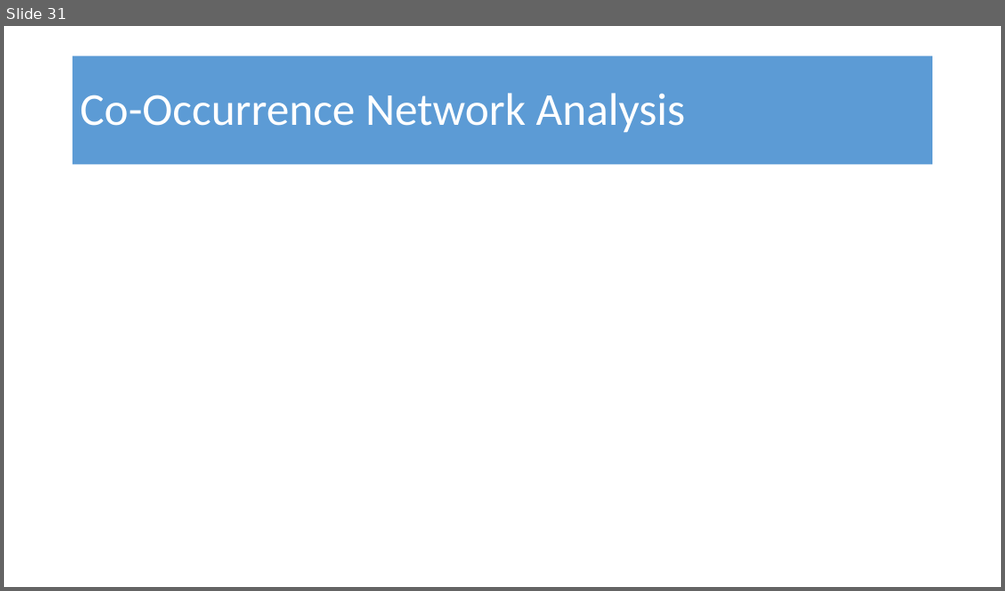
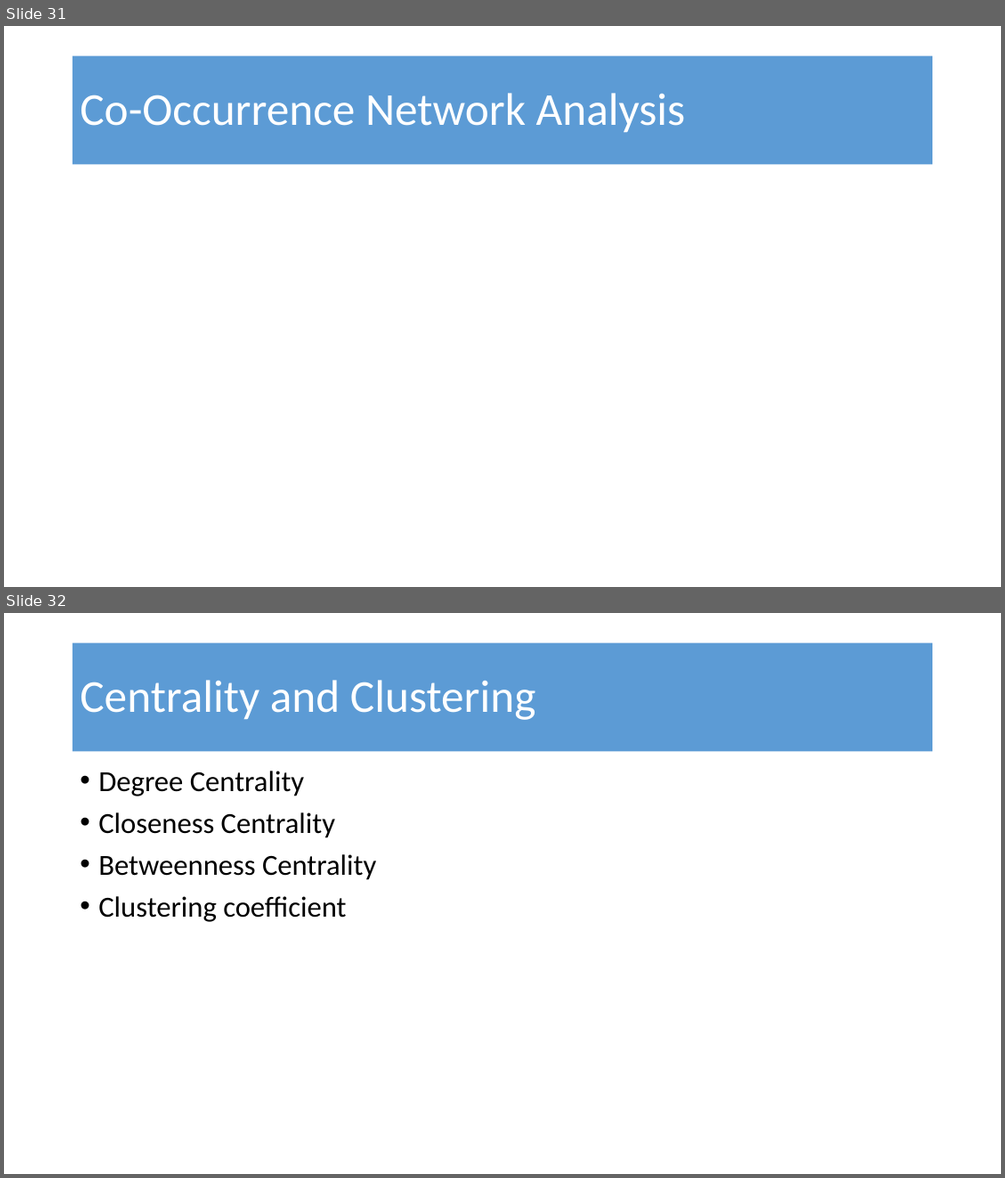
Before and after one commit to amysolman/PhD, a slide deck: Projects/Chapter1/community-assembly.pptx. Shown one above the other, each under a label of ours: slide 31 before the commit, slides 31 and 32 after it. The pictures are 1005x591 and 1005x1178 pixels, drawn with LibreOffice and Linux fonts; fonts in the diff are those of the drawing. Boxes give left, top, right and bottom in pixels: in the first picture for what was removed or moved away, otherwise in the second. Text is boxed around its words. In the diff, an @@ line names an element or a change of style, - is before the commit and + after.

```diff
--- a/Projects/Chapter1/community-assembly.pptx
+++ b/Projects/Chapter1/community-assembly.pptx
@@ slide 32 added at [4,613,1001,1174], background #FFFFFF @@
@@ title added at [73,643,933,751], fill #5C9BD5, 44 pt, text #FFFFFF @@
+Centrality and Clustering
@@ text added at [98,771,376,922], 28 pt, text #000000 @@
+• Degree Centrality
+• Closeness Centrality
+• Betweenness Centrality
+• Clustering coefficient
```
Also in this commit, not shown: 1 other slide added, 55 other files.
